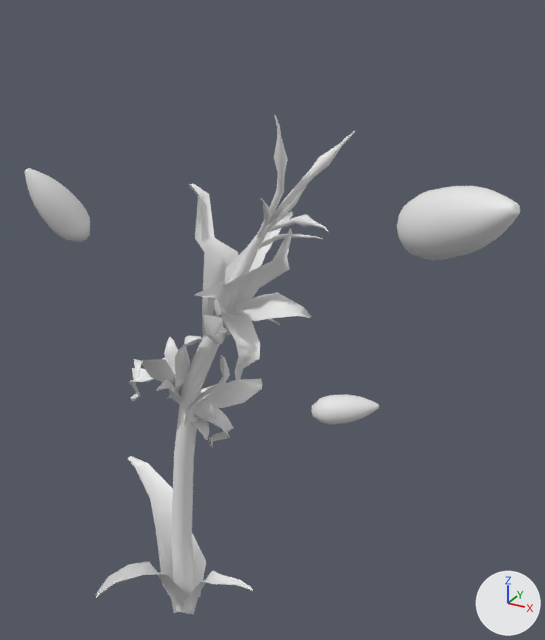
Renders of the Blender file ArtAssets/Elinas_workfile.blend from each side of a commit.
Camera for both pictures: a camera (50 mm lens) standing at (9.26, -12.1, 14.83) and looking at (2.39, 0.39, 8.58). Arrows for +X, +Y and +Z are at lower right; the lights stay in place. The older version comes first.

The older version as bpy lines, for what is in view:
```python
me_circle_019 = bpy.data.meshes.new('Circle.019')
me_circle_019.from_pydata(...)  # 2139 vertices, 1990 faces; spans x -2.73..7.33, y -2.49..1.87, z -0.17..12.84
me_circle_019.polygons.foreach_set('use_smooth', [True] * 1990)
ob_corn = bpy.data.objects.new('corn', me_circle_019)
ob_corn.location = (0.0, 0.0, 0.0)
```
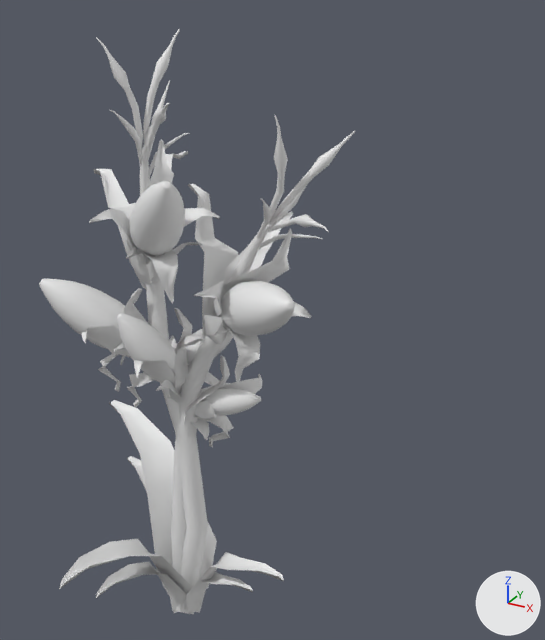
Commit message: corn meshes

Patch to the scene script:
```diff
--- a/ArtAssets/Elinas_workfile.blend.py
+++ b/ArtAssets/Elinas_workfile.blend.py
@@ me_circle_019 @@
 # used by ob_corn; location = (0.0, 0.0, 0.0)
-me_circle_019.from_pydata(...)  # 2139 vertices, 1990 faces; spans x -2.73..7.33, y -2.49..1.87, z -0.17..12.84
+me_circle_019.from_pydata(...)  # 2139 vertices, 1990 faces; spans x -2.73..4.17, y -2.49..1.87, z -0.17..12.84
+# me_circle_019 part 1: the loose piece of 226 vertices spanning x 5.21..7.33, y -1.56..0.0, z 10.78..12.15 is multiplied about its middle by the matrix ((0.937, -0.022, 0.02), (0.021, 0.936, 0.031), (-0.021, -0.03, 0.936)), then moved by (-3.55, 0.08, -2.2)
+# me_circle_019 part 2: the loose piece of 18 vertices spanning x -0.71..0.33, y -0.87..0.14, z 6.31..7.28 is multiplied about its middle by the matrix ((0.99, 0.002, -0.14), (-0.012, 0.997, -0.071), (0.14, 0.072, 0.988)), then moved by (-0.03, -0.01, -0.08)
+# me_circle_019 part 3: the loose piece of 18 vertices spanning x -0.15..0.35, y -0.07..0.27, z 6.92..7.7 is multiplied about its middle by the matrix ((0.986, 0.166, 0.003), (-0.164, 0.977, -0.133), (-0.025, 0.131, 0.991)), then moved by (0.0, 0.08, 0.01)
+# me_circle_019 part 4: the loose piece of 226 vertices spanning x -2.72..-1.74, y -1.08..0.04, z 9.76..11.45 is multiplied about its middle by the matrix ((1.0, 0.004, -0.012), (-0.003, 1.0, 0.015), (0.012, -0.015, 1.0)), then moved by (2.12, 0.0, -2.81)
+# me_circle_019 part 5: the loose piece of 18 vertices spanning x 0.46..1.67, y 0.23..1.54, z 6.03..6.71 is multiplied about its middle by the matrix ((0.995, -0.066, 0.069), (0.075, 0.988, -0.135), (-0.059, 0.14, 0.988)), then moved by (-0.01, 0.05, -0.01)
+# me_circle_019 part 6: the loose piece of 226 vertices spanning x 3.38..4.7, y 0.07..0.79, z 6.56..7.2 is moved by (-2.76, 0.0, -0.59)
+# other edits to the shape of me_circle_019 do not show in these pictures
@@ me_circle_001 @@
+me_circle_001.from_pydata(...)  # 2139 vertices, 1990 faces; spans x -3.66..2.91, y -3.35..1.9, z -0.12..14.11
+me_circle_001.polygons.foreach_set('use_smooth', [True] * 1990)
+me_circle_001.materials.append(mat_openpbr_shader2)  # white #e7e7e7
@@ ob_corn_v2 @@
+ob_corn_v2 = bpy.data.objects.new('corn_v2', me_circle_001)
+ob_corn_v2.location = (0.0, 0.0, 0.0)
```

Pixel boxes (x1, y1, x2, y2) of what changed, in the pictures (545 x 640 px; the box of a moved part takes in the faces that stretch with it):
'corn', reshaped (48% narrower): before (24, 115, 520, 614); after (96, 115, 355, 614)
'corn_v2', added: after (39, 29, 284, 613)
part 1 of me_circle_019, moved or reshaped: before (397, 186, 520, 260); after (220, 281, 295, 336)
part 2 of me_circle_019, moved or reshaped: before (129, 357, 175, 401); after (127, 372, 154, 407)
part 3 of me_circle_019, moved or reshaped: before (164, 337, 178, 374); after (169, 335, 179, 354)
part 4 of me_circle_019, moved or reshaped: before (24, 168, 90, 242); after (117, 313, 176, 375)
part 5 of me_circle_019, moved or reshaped: before (200, 378, 263, 408); after (218, 374, 262, 394)
part 6 of me_circle_019, moved or reshaped: before (312, 394, 379, 424); after (201, 388, 261, 416)
